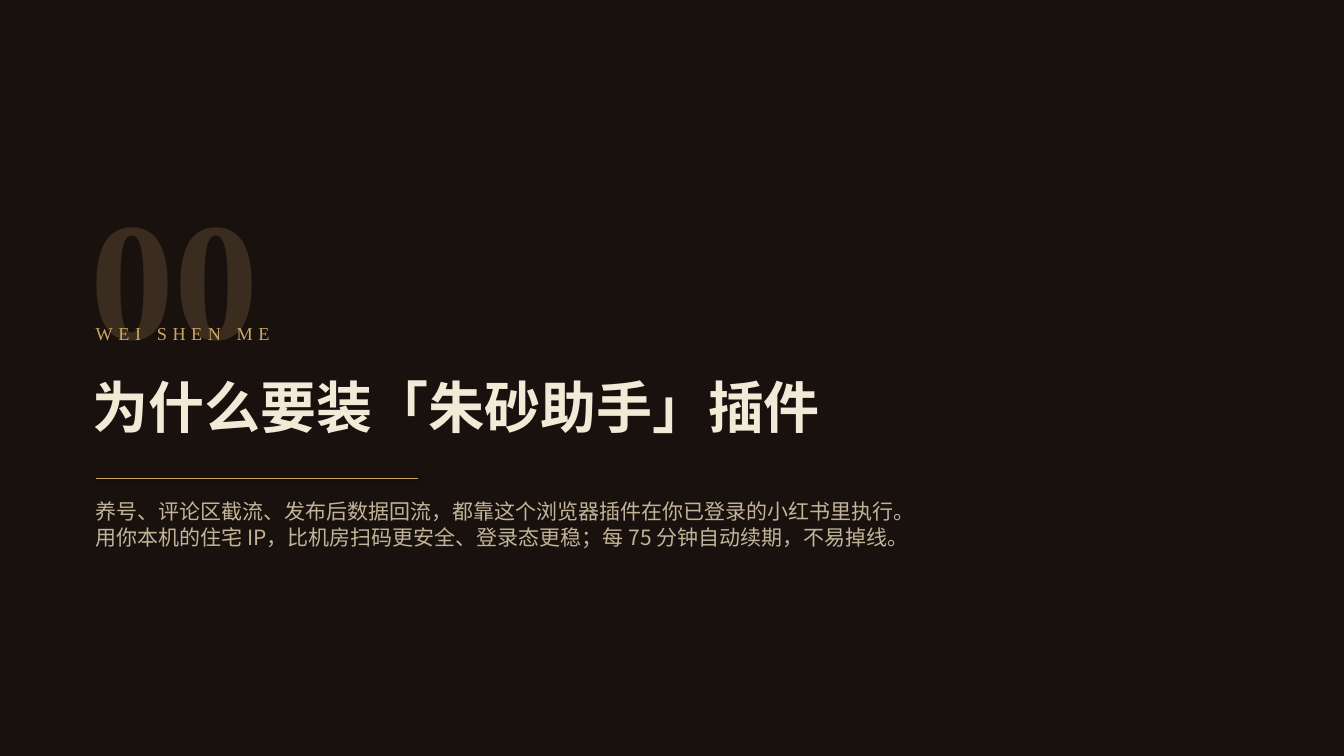
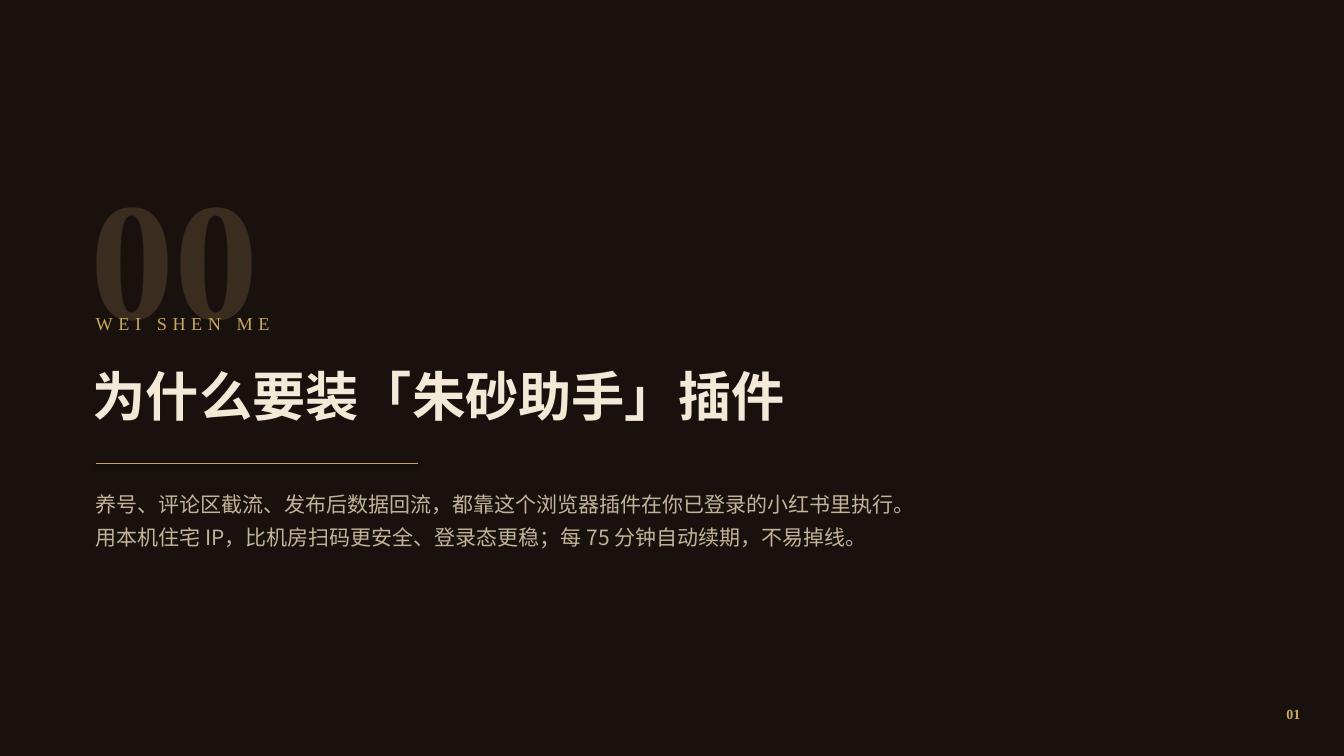
Before and after one commit to yonglin22/xhsneirongshengcheng, a slide deck: slide 2 of downloads/朱砂助手插件安装教程.pptx. Drawn at 1344x756 pixels with LibreOffice and Linux fonts; fonts in the diff are those of the drawing. Boxes give left, top, right and bottom in pixels: in the first picture for what was removed or moved away, otherwise in the second. Text is boxed around its words. In the diff, an @@ line names an element or a change of style, - is before the commit and + after.

```diff
--- a/downloads/朱砂助手插件安装教程.pptx
+++ b/downloads/朱砂助手插件安装教程.pptx
@@ text "00": place and size @@
-text "00" at (91,328,259,340)
+text "00" at (91,318,259,330)
@@ text "WEI SHEN ME": place and size @@
-text "WEI SHEN ME" at (96,328,270,340)
+text "WEI SHEN ME" at (96,318,270,330)
@@ text "为什么要装「朱砂助手」插件": place and size @@
-text "为什么要装「朱砂助手」插件" at (93,380,820,434)
+text "为什么要装「朱砂助手」插件" at (93,370,785,421)
@@ text "为什么要装「朱砂助手」插件" at (93,370,785,421): size 40 to 38 pt @@
@@ elbow line moved from (96, 479) - (418, 479) to (96, 464) - (418, 464) @@
@@ text at (96,494,915,548): text changed @@
-养号、评论区截流、发布后数据回流，都靠这个浏览器插件在你已登录的小红书里执行。
-用你本机的住宅 IP，比机房扫码更安全、登录态更稳；每 75 分钟自动续期，不易掉线。
+养号、评论区截流、发布后数据回流，都靠这个浏览器插件在你已登录的小红书里执行。
+用本机住宅 IP，比机房扫码更安全、登录态更稳；每 75 分钟自动续期，不易掉线。
@@ text added at (1286,709,1300,719), 10 pt, text #C9A85F, bold @@
+01
```
Also in this commit, not shown: 11 other slides changed, 1 slide added, 24 other files.
